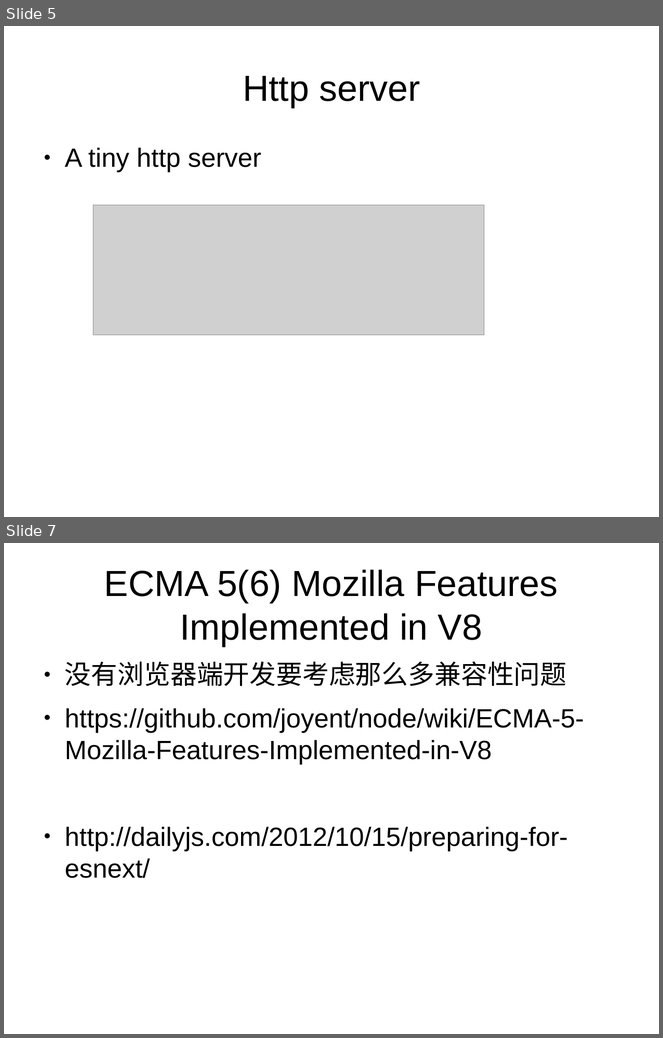
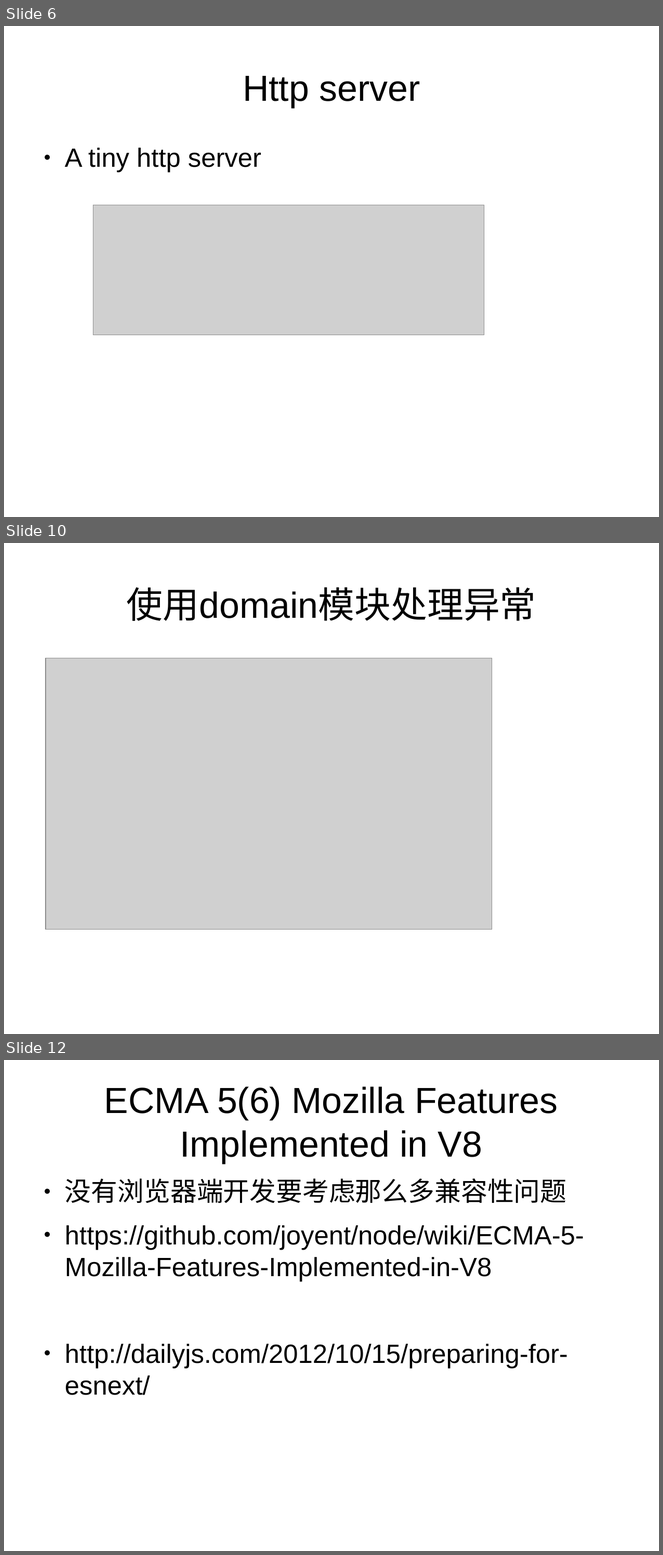
Before and after one commit to dongyuwei/frontend-utils, a slide deck: nodejs-web-dev-demo/nodejs-web-dev.odp. Shown one above the other, each under a label of ours: slides 5 and 7 before the commit, slides 6, 10 and 12 after it; the slides between them are not shown. The pictures are 663x1038 and 663x1555 pixels, drawn with LibreOffice and Linux fonts; fonts in the diff are those of the drawing; grey boxes stand for pictures. Boxes give left, top, right and bottom in pixels: in the first picture for what was removed or moved away, otherwise in the second. Text is boxed around its words. In the diff, an @@ line names an element or a change of style, - is before the commit and + after.

```diff
--- a/nodejs-web-dev-demo/nodejs-web-dev.odp
+++ b/nodejs-web-dev-demo/nodejs-web-dev.odp
@@ slide 10 added at (4, 543, 659, 1034), background #FFFFFF @@
@@ title added at (127, 587, 536, 621), 44 pt, text #000000 @@
+使用domain模块处理异常
@@ picture added at (46, 658, 492, 929) @@
@@ what was slide 5 is now slide 6 @@
@@ what was slide 7 is now slide 12 @@
```
Also in this commit, not shown: 1 slide changed, 5 other slides added, 1 slide removed, 2 other files.
